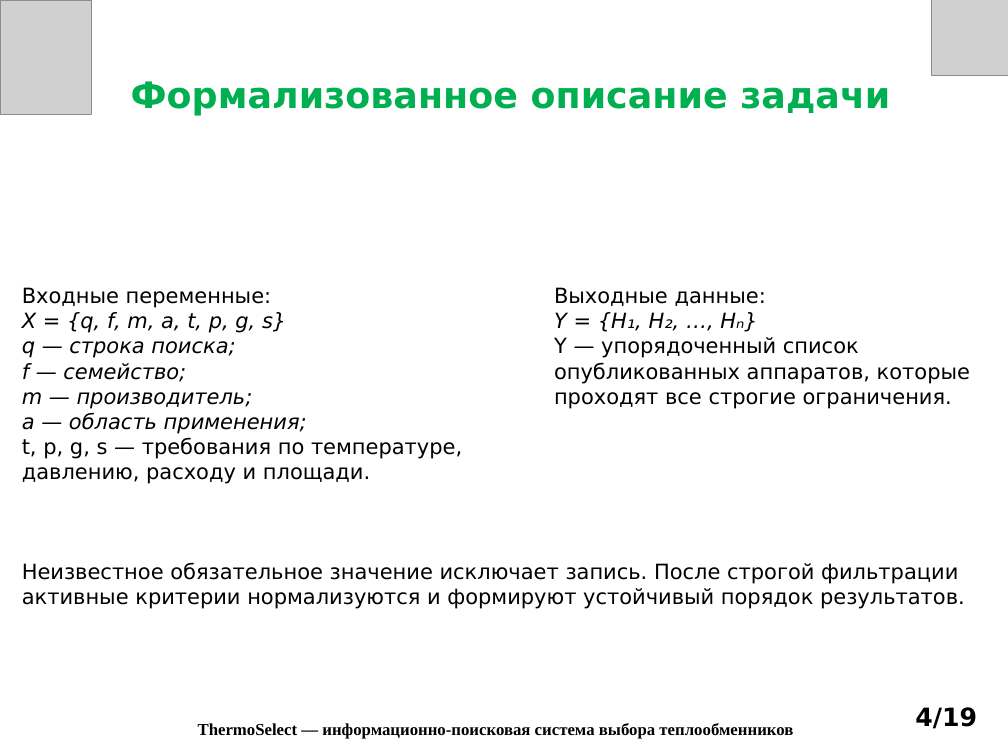
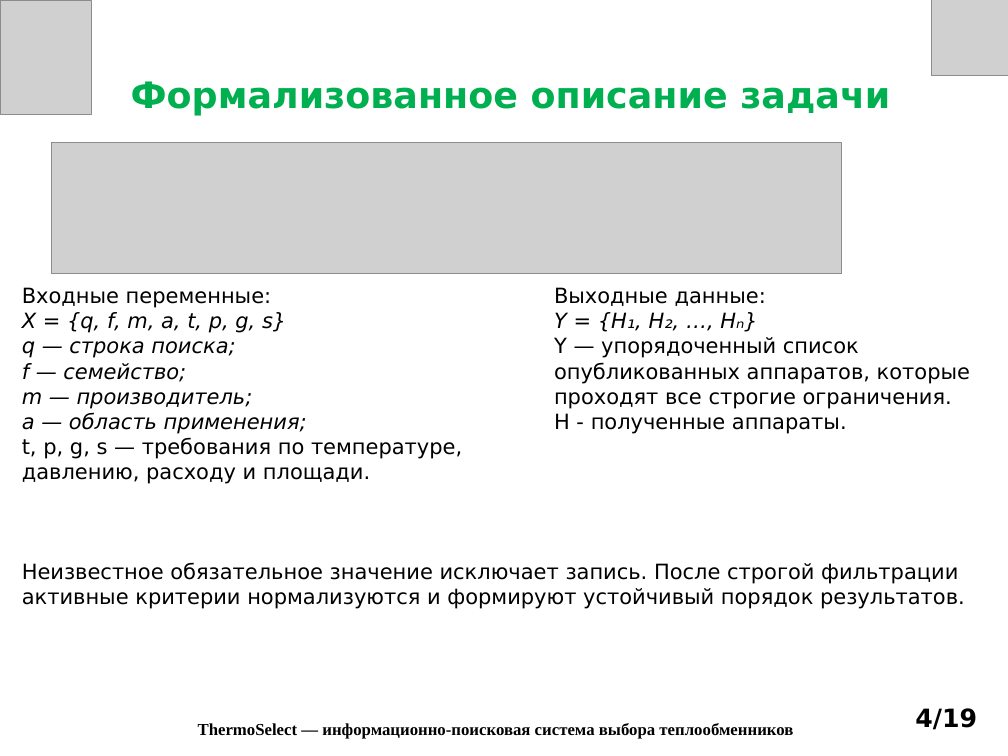
Before and after one commit to Bruh9797/Practice, a slide deck: slide 4 of Презентация_к_защите_ThermoSelect.pptx. Drawn at 1008x756 pixels with LibreOffice and Linux fonts; fonts in the diff are those of the drawing; grey boxes stand for pictures. Boxes give left, top, right and bottom in pixels: in the first picture for what was removed or moved away, otherwise in the second. Text is boxed around its words. In the diff, an @@ line names an element or a change of style, - is before the commit and + after.

```diff
--- a/Презентация_к_защите_ThermoSelect.pptx
+++ b/Презентация_к_защите_ThermoSelect.pptx
@@ picture added at (51,143,842,274) @@
@@ text at (554,413,847,434): paragraph added @@
+H - полученные аппараты.
```
Also in this commit, not shown: 16 other slides changed.
